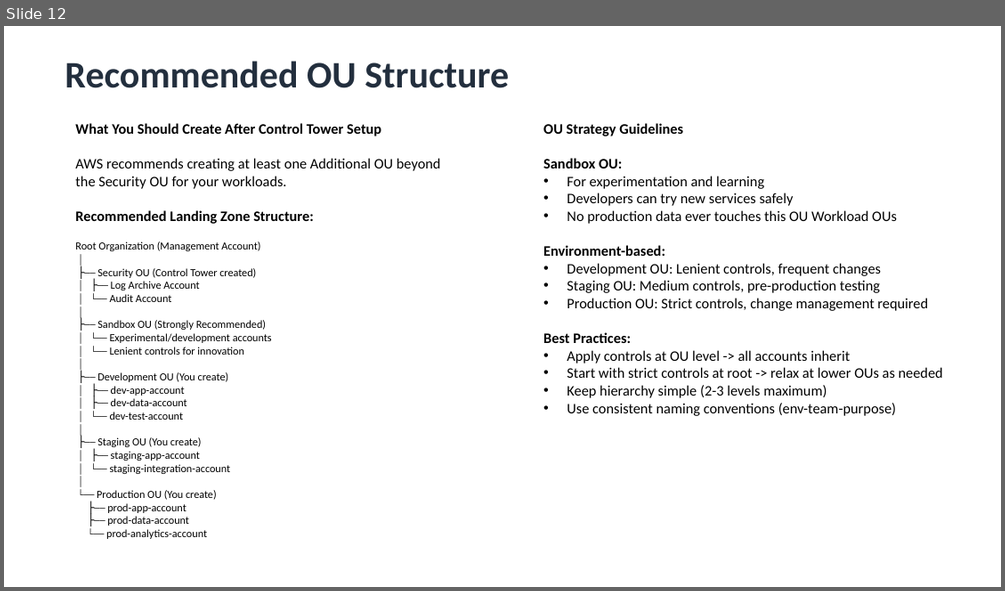
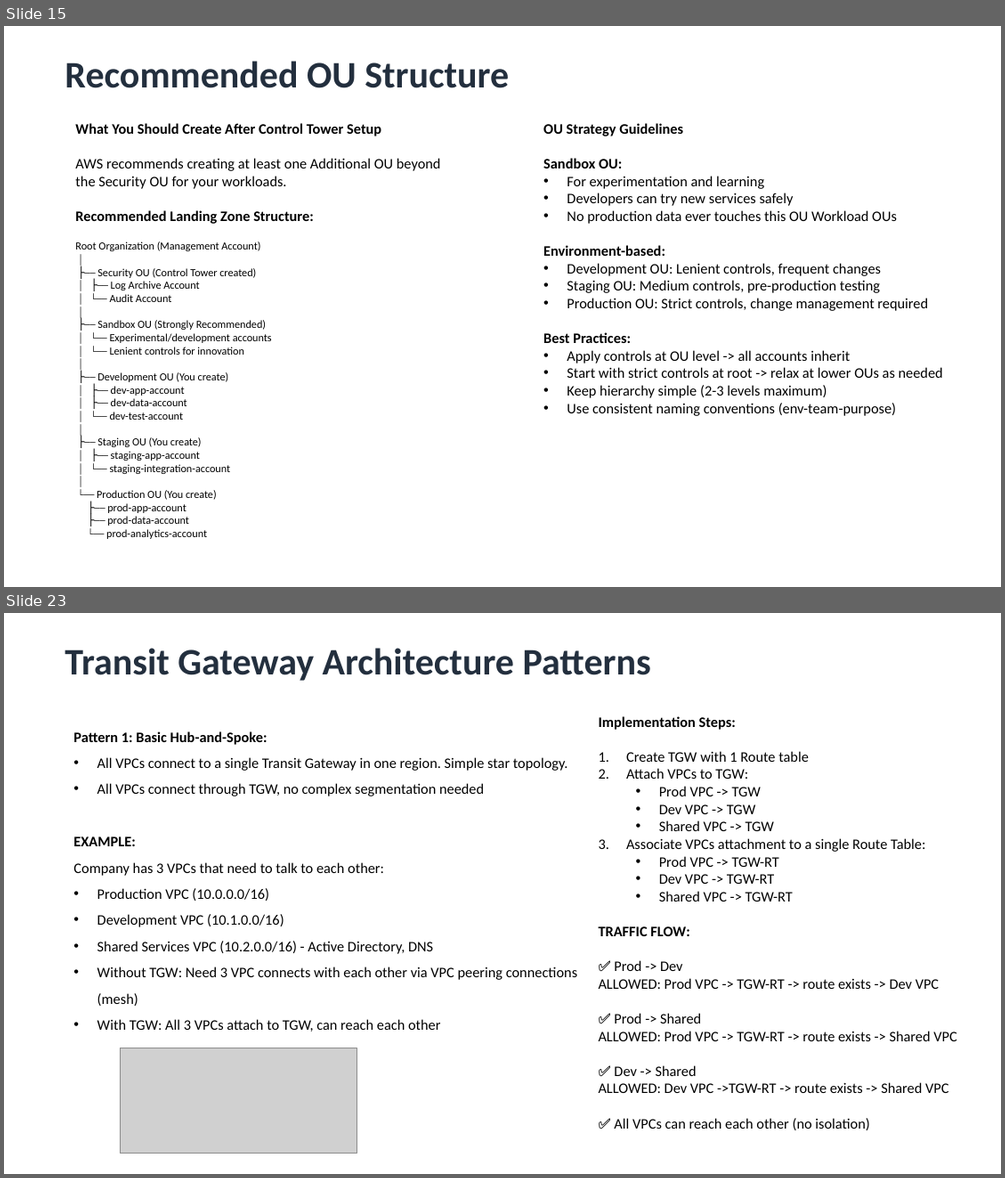
Before and after one commit to Adish786/PPMCAD13, a slide deck: AWS/Multi_Account_Governance&AWS_Control_Tower.pptx. Shown one above the other, each under a label of ours: slide 12 before the commit, slides 15 and 23 after it; the slides between them are not shown. The pictures are 1005x591 and 1005x1178 pixels, drawn with LibreOffice and Linux fonts; fonts in the diff are those of the drawing; grey boxes stand for pictures. Boxes give left, top, right and bottom in pixels: in the first picture for what was removed or moved away, otherwise in the second. Text is boxed around its words. In the diff, an @@ line names an element or a change of style, - is before the commit and + after.

```diff
--- a/AWS/Multi_Account_Governance&AWS_Control_Tower.pptx
+++ b/AWS/Multi_Account_Governance&AWS_Control_Tower.pptx
@@ slide 23 added at (4,613,1001,1174), background #FFFFFF @@
@@ text added at (65,648,651,681), 36 pt, text #232F3E, bold @@
+Transit Gateway Architecture Patterns
@@ text added at (599,716,956,1130), 14 pt, text #000000 @@
+Implementation Steps:
+1. Create TGW with 1 Route table
+2. Attach VPCs to TGW:
+  • Prod VPC -> TGW
+  • Dev VPC -> TGW
+  • Shared VPC -> TGW
+3. Associate VPCs attachment to a single Route Table:
+  • Prod VPC -> TGW-RT
+  • Dev VPC -> TGW-RT
+  • Shared VPC -> TGW-RT
+TRAFFIC FLOW:
+✅ Prod -> Dev
+ALLOWED: Prod VPC -> TGW-RT -> route exists -> Dev VPC
+✅ Prod -> Shared
+ALLOWED: Prod VPC -> TGW-RT -> route exists -> Shared VPC
+✅ Dev -> Shared
+ALLOWED: Dev VPC ->TGW-RT -> route exists -> Shared VPC
+✅ All VPCs can reach each other (no isolation)
@@ text added at (73,731,577,1031), 14 pt, text #000000 @@
+Pattern 1: Basic Hub-and-Spoke:
+• All VPCs connect to a single Transit Gateway in one region. Simple star topology.
+• All VPCs connect through TGW, no complex segmentation needed
+EXAMPLE:
+Company has 3 VPCs that need to talk to each other:
+• Production VPC (10.0.0.0/16)
+• Development VPC (10.1.0.0/16)
+• Shared Services VPC (10.2.0.0/16) - Active Directory, DNS
+• Without TGW: Need 3 VPC connects with each other via VPC peering connections (mesh)
+• With TGW: All 3 VPCs attach to TGW, can reach each other
@@ picture added at (120,1048,357,1153) @@
@@ what was slide 12 is now slide 15 @@
```
Also in this commit, not shown: 10 slides changed, 12 other slides added, 1 other file.
